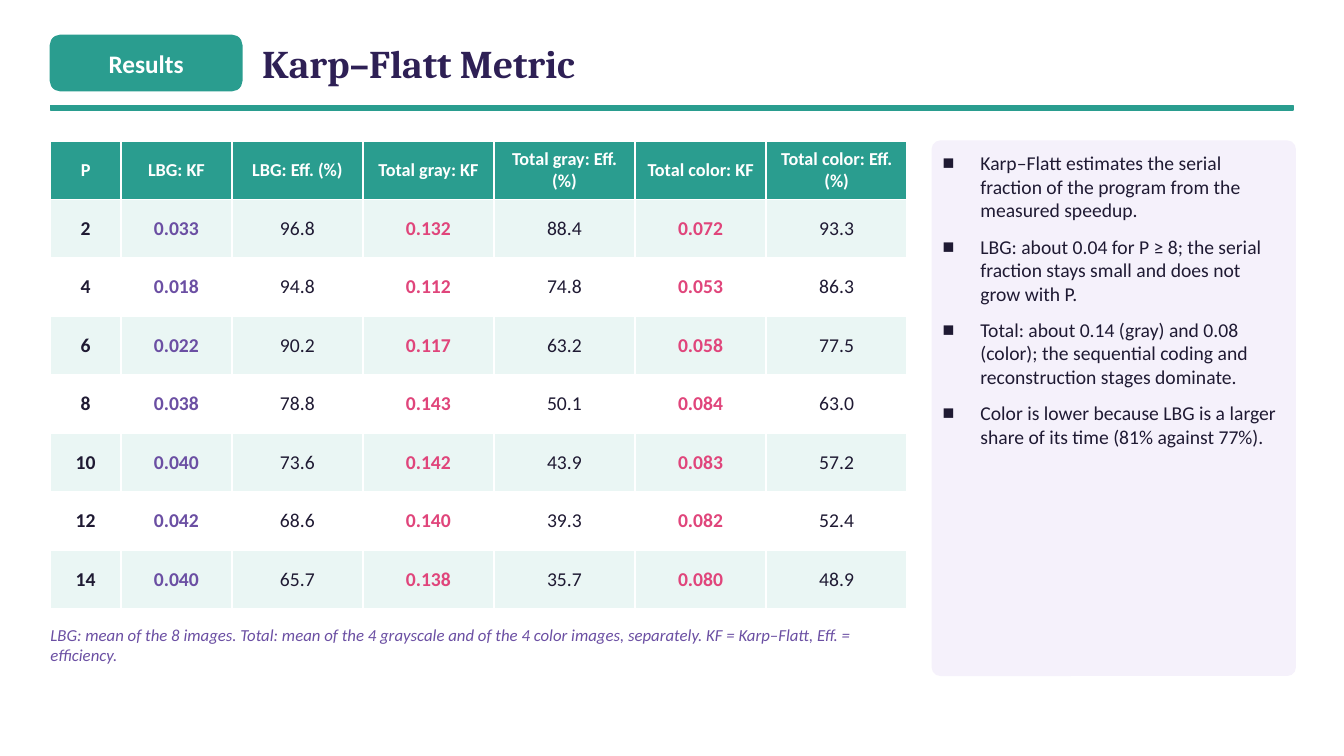
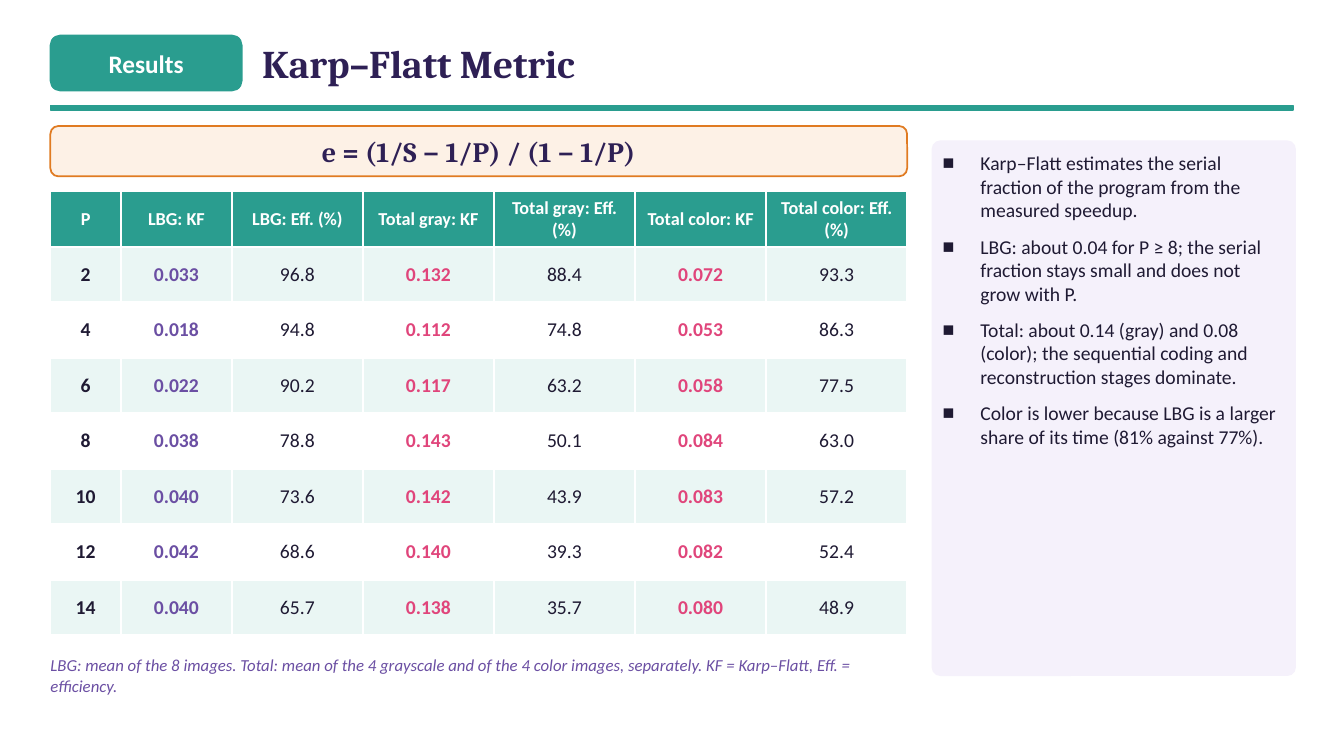
Before and after one commit to ibtihal-cpu/mihk, a slide deck: slide 29 of results/seminar/figs/Seminar_Ibtihal_FINAL.pptx. Drawn at 1344x756 pixels with LibreOffice and Linux fonts; fonts in the diff are those of the drawing. Boxes give left, top, right and bottom in pixels: in the first picture for what was removed or moved away, otherwise in the second. Text is boxed around its words. In the diff, an @@ line names an element or a change of style, - is before the commit and + after.

```diff
--- a/results/seminar/figs/Seminar_Ibtihal_FINAL.pptx
+++ b/results/seminar/figs/Seminar_Ibtihal_FINAL.pptx
@@ rounded rectangle added at [50,126,907,176], fill #FDF1E6, outline #E07B22 1.25 pt @@
@@ text added at [322,141,635,167], 20 pt, text #2E2055, bold @@
+e = (1/S − 1/P) / (1 − 1/P)
@@ table: place and size @@
-table at [50,141,907,590]
+table at [50,192,907,618]
@@ text "LBG: mean of the 8 ...": place and size @@
-text "LBG: mean of the 8 ..." at [50,629,838,664]
+text "LBG: mean of the 8 ..." at [50,659,838,695]
```
Also in this commit, not shown: 5 other slides changed, 1 slide added, 1 slide removed, 7 other files.
